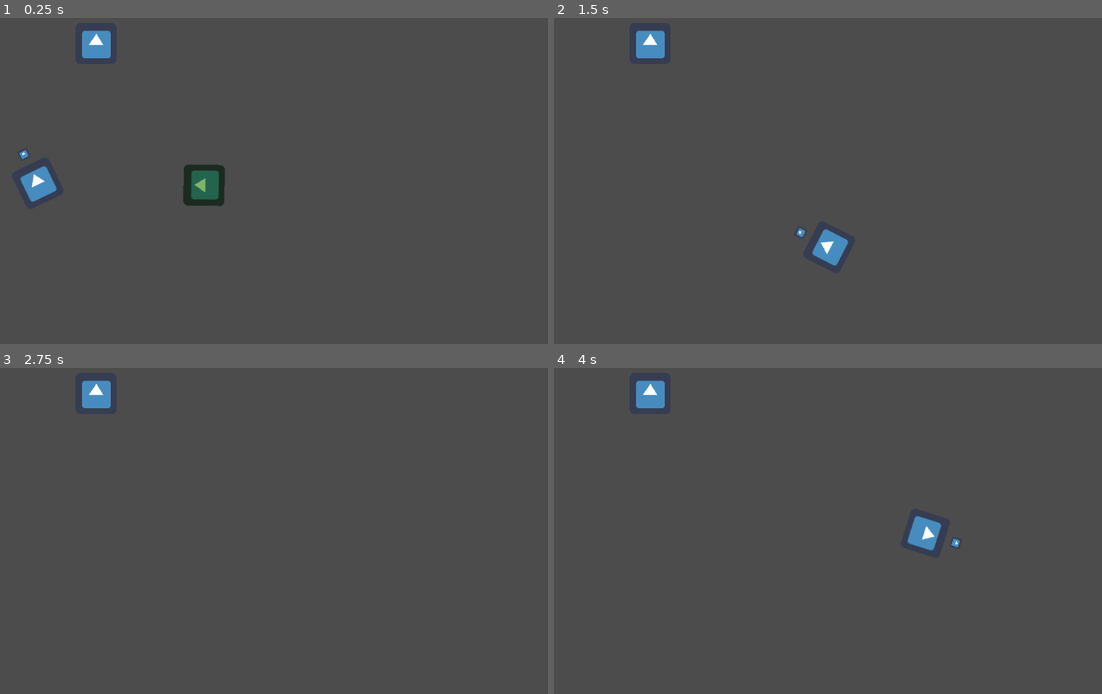
Above: before the commit, frames 1-4 (two rows, left to right).
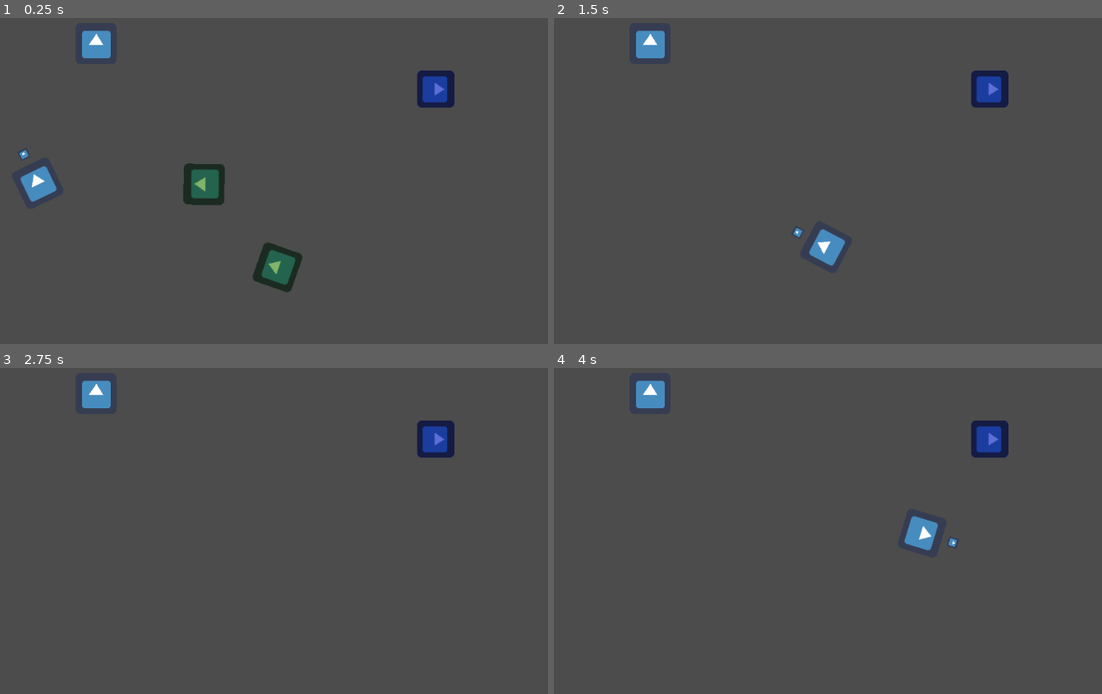
Above: after the commit, the same moments.

Repository: moisesjbc/spain-game-dev-jam-3
Game: Godot game, scene res://gameplay/main/main.tscn
Same seed, same stepped clock (60 frames per second), same inputs: the game is played once before the commit and once after it. The engine's default icon, where the game draws it, is replaced by a stand-in: a white triangle on a blue panel in a dark square.
Inputs (mouse positions are in pixels of both pictures, inside the frame that each line leads up to):
- Up to frame 1 (0.25 s): no input
- Up to frame 2 (1.5 s): move the mouse to (954, 132) at 0.52 s; hold Right (ui_right) 0.53-1.28 s; move the mouse to (680, 171) at 1.27 s; hold Down (ui_down) from 1.28 s (still down)
- Up to frame 3 (2.75 s): move the mouse to (323, 416) at 2.02 s; release Down (ui_down) at 2.03 s; hold Right (ui_right) from 2.03 s (still down)
- Up to frame 4 (4 s): tap Enter at 2.75 s; move the mouse to (778, 579) at 2.77 s; release Right (ui_right) at 2.78 s; hold Up (ui_up) 2.78-3.53 s; move the mouse to (1008, 560) at 3.52 s; hold Left (ui_left) from 3.53 s (still down)

The runs differ from the first frame. In frame 1, 1.8% of the frame differs, in the area x 33-83%, y 16-85%; in frame 2, 1.0%; in frame 3, 0.8%; in frame 4, 1.0%.

Commit message:
Añade torreta (deteccion y seguimiento)

Diff:
--- /dev/null
+++ b/godot-project/gameplay/buildings/turret/turret.gd
@@ -0,0 +1,18 @@
+extends KinematicBody2D
+
+var targets_in_area = []
+
+
+func _on_influence_area_body_entered(body):
+	if 'phantoms' in body.get_groups():
+		targets_in_area.append(body)
+
+
+func _on_influence_area_body_exited(body):
+	if 'phantoms' in body.get_groups() and body in targets_in_area:
+		targets_in_area.remove(targets_in_area.find(body))
+
+
+func _physics_process(_delta):
+	if len(targets_in_area) > 0:
+		look_at(targets_in_area[0].global_position)
--- /dev/null
+++ b/godot-project/gameplay/buildings/turret/turret.tscn
@@ -0,0 +1,32 @@
+[gd_scene load_steps=5 format=2]
+
+[ext_resource path="res://icon.png" type="Texture" id=1]
+[ext_resource path="res://gameplay/buildings/turret/turret.gd" type="Script" id=2]
+
+[sub_resource type="RectangleShape2D" id=1]
+extents = Vector2( 28.3506, 28.4515 )
+
+[sub_resource type="CircleShape2D" id=2]
+radius = 168.675
+
+[node name="turret" type="KinematicBody2D"]
+collision_layer = 4
+script = ExtResource( 2 )
+
+[node name="body_sprite" type="Sprite" parent="."]
+modulate = Color( 0.364706, 0.435294, 0.831373, 1 )
+rotation = 1.5708
+scale = Vector2( 0.9, 0.9 )
+texture = ExtResource( 1 )
+
+[node name="collision_shape" type="CollisionShape2D" parent="."]
+shape = SubResource( 1 )
+
+[node name="influence_area" type="Area2D" parent="."]
+collision_layer = 4
+collision_mask = 2
+
+[node name="influence_shape" type="CollisionShape2D" parent="influence_area"]
+shape = SubResource( 2 )
+[connection signal="body_entered" from="influence_area" to="." method="_on_influence_area_body_entered"]
+[connection signal="body_exited" from="influence_area" to="." method="_on_influence_area_body_exited"]
--- a/godot-project/gameplay/main/main.tscn
+++ b/godot-project/gameplay/main/main.tscn
@@ -1,8 +1,9 @@
-[gd_scene load_steps=4 format=2]
+[gd_scene load_steps=5 format=2]
 
 [ext_resource path="res://icon.png" type="Texture" id=1]
 [ext_resource path="res://gameplay/player/player.tscn" type="PackedScene" id=2]
 [ext_resource path="res://gameplay/phantom/phantom.tscn" type="PackedScene" id=3]
+[ext_resource path="res://gameplay/buildings/turret/turret.tscn" type="PackedScene" id=4]
 
 [node name="main" type="Node2D"]
 
@@ -14,4 +15,10 @@
 position = Vector2( 169, 349 )
 
 [node name="phantom" parent="." instance=ExtResource( 3 )]
-position = Vector2( 491, 353 )
+position = Vector2( 491, 351 )
+
+[node name="gun" parent="." instance=ExtResource( 4 )]
+position = Vector2( 790, 202 )
+
+[node name="phantom2" parent="." instance=ExtResource( 3 )]
+position = Vector2( 602, 501 )
--- a/godot-project/gameplay/phantom/phantom.tscn
+++ b/godot-project/gameplay/phantom/phantom.tscn
@@ -6,7 +6,9 @@
 [sub_resource type="RectangleShape2D" id=1]
 extents = Vector2( 31.9269, 31.9269 )
 
-[node name="phantom" type="KinematicBody2D"]
+[node name="phantom" type="KinematicBody2D" groups=[
+"phantoms",
+]]
 collision_layer = 2
 script = ExtResource( 2 )
 
